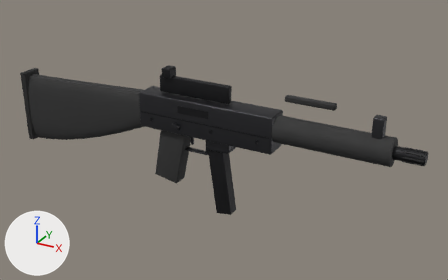
A saved change to the FBX model SourceArt/Models/SM_G36.fbx.
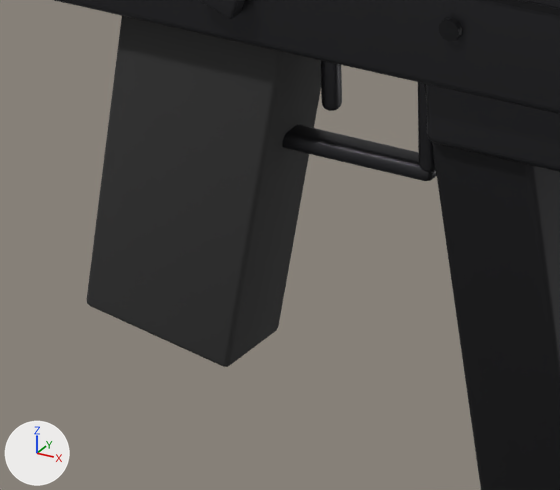
There are two pictures of each version: one whole from a 50 mm lens placed at (0.632, -0.994, 0.465), pointed at (0.068, 0.032, -0.048), one close up on the part from 32% to 51% of the width and 46% to 72% of the height. Every picture has the same lights, and +X, +Y and +Z are marked at lower left. The last two pictures show the newer version. Where no turn or scale is listed for an object, it has been applied to the vertices. Vertices at exactly the same position are counted once.

Objects in the first close-up: 'SM_G36'.
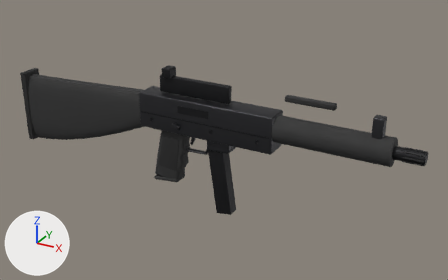
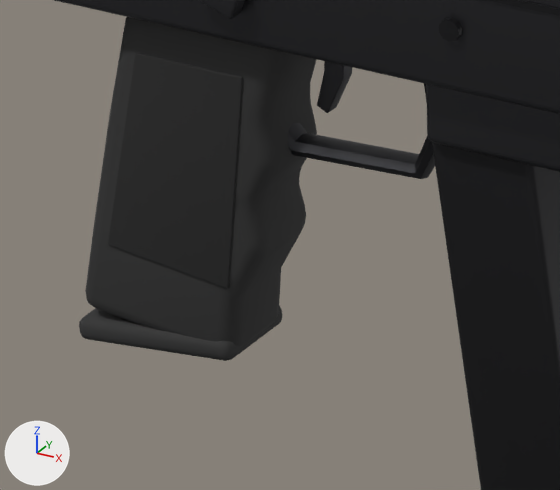
The change, as JSON lines over the scene's bpy script:
```json
{"block": "me_sm_g36_001", "where": "# used by ob_sm_g36; location = (0.0, 0.0, 0.0)"}
{"op": "remove", "block": "me_sm_g36_001", "code": "me_sm_g36_001.from_pydata(...)  # 2392 vertices, 2298 faces; spans x -0.434..0.475, y -0.031..0.041, z -0.196..0.1"}
{"op": "add", "block": "me_sm_g36_001", "code": "me_sm_g36_001.from_pydata(...)  # 2672 vertices, 2569 faces; spans x -0.434..0.475, y -0.031..0.041, z -0.196..0.1"}
{"block": "me_sm_g36_001", "change": "me_sm_g36_001 part 1: the loose piece of 96 vertices spanning x -0.075..0.005, y -0.016..0.016, z -0.15..-0.03 is rebuilt with 216 vertices and now spans x -0.077..0.003, y -0.016..0.016, z -0.147..-0.03"}
{"block": "me_sm_g36_001", "change": "me_sm_g36_001 part 2: a new loose piece of 96 vertices spanning x -0.078..-0.018, y -0.017..0.017, z -0.153..-0.139, in mat_m_blackpolymer (dark grey #303030)"}
{"block": "me_sm_g36_001", "change": "me_sm_g36_001 part 3: a new loose piece of 96 vertices spanning x -0.064..-0.01, y -0.017..-0.015, z -0.12..-0.045, in mat_m_rubber (black #272727)"}
{"block": "me_sm_g36_001", "change": "me_sm_g36_001 part 4: a new loose piece of 48 vertices spanning x -0.014..0.057, y -0.005..0.005, z -0.075..-0.027, in mat_m_steel (dark grey #3f3f42)"}
{"block": "me_sm_g36_001", "change": "me_sm_g36_001 part 5: the loose piece of 96 vertices spanning x -0.02..0.05, y -0.005..0.005, z -0.073..-0.067 is deleted"}
{"block": "me_sm_g36_001", "change": "me_sm_g36_001 part 6: the loose piece of 96 vertices spanning x 0.045..0.051, y -0.005..0.005, z -0.07..-0.03 is deleted"}
{"block": "me_sm_g36_001", "change": "me_sm_g36_001 part 7"}
{"block": "me_sm_g36_001", "change": "94 vertices are removed from x 0.009..0.015, y -0.003..0.003, z -0.058..-0.033"}
{"block": "me_sm_g36_001", "change": "98 faces are deleted"}
{"block": "me_sm_g36_001", "change": "2 vertices move within x 0.012, y -0.002..0.002, z -0.057"}
{"block": "me_sm_g36_001", "change": "110 vertices are added at x 0.008..0.019, y -0.003..0.003, z -0.058..-0.03"}
{"block": "me_sm_g36_001", "change": "112 new faces join them, mat_m_steel (dark grey #3f3f42)"}
{"block": "me_sm_g36_001", "change": "other edits to the shape of me_sm_g36_001 do not show in these pictures"}
```

Where the change shows, as pixel boxes [x1, y1, x2, y2] in the close-ups (560 x 490 px; the box of a moved part takes in the faces that stretch with it):
```json
{"part": 1, "of": "me_sm_g36_001", "change": "rebuilt", "before": [87, 16, 321, 367], "after": [85, 17, 317, 347]}
{"part": 2, "of": "me_sm_g36_001", "change": "added", "after": [79, 305, 282, 361]}
{"part": 3, "of": "me_sm_g36_001", "change": "added", "after": [108, 53, 243, 289], "on screen": "black"}
{"part": 4, "of": "me_sm_g36_001", "change": "added", "after": [288, 123, 435, 179]}
{"part": 5, "of": "me_sm_g36_001", "change": "deleted", "before": [282, 125, 437, 181]}
{"part": 6, "of": "me_sm_g36_001", "change": "deleted", "before": [418, 82, 436, 173]}
{"part": 7, "of": "me_sm_g36_001", "change": "moved or reshaped", "before": [321, 60, 342, 111], "after": [317, 61, 352, 113]}
```
